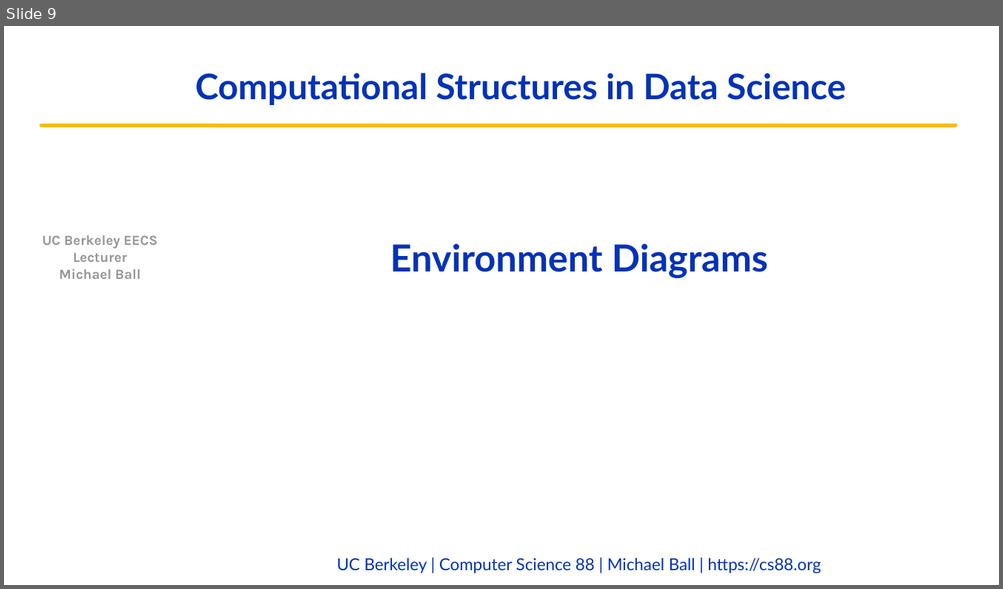
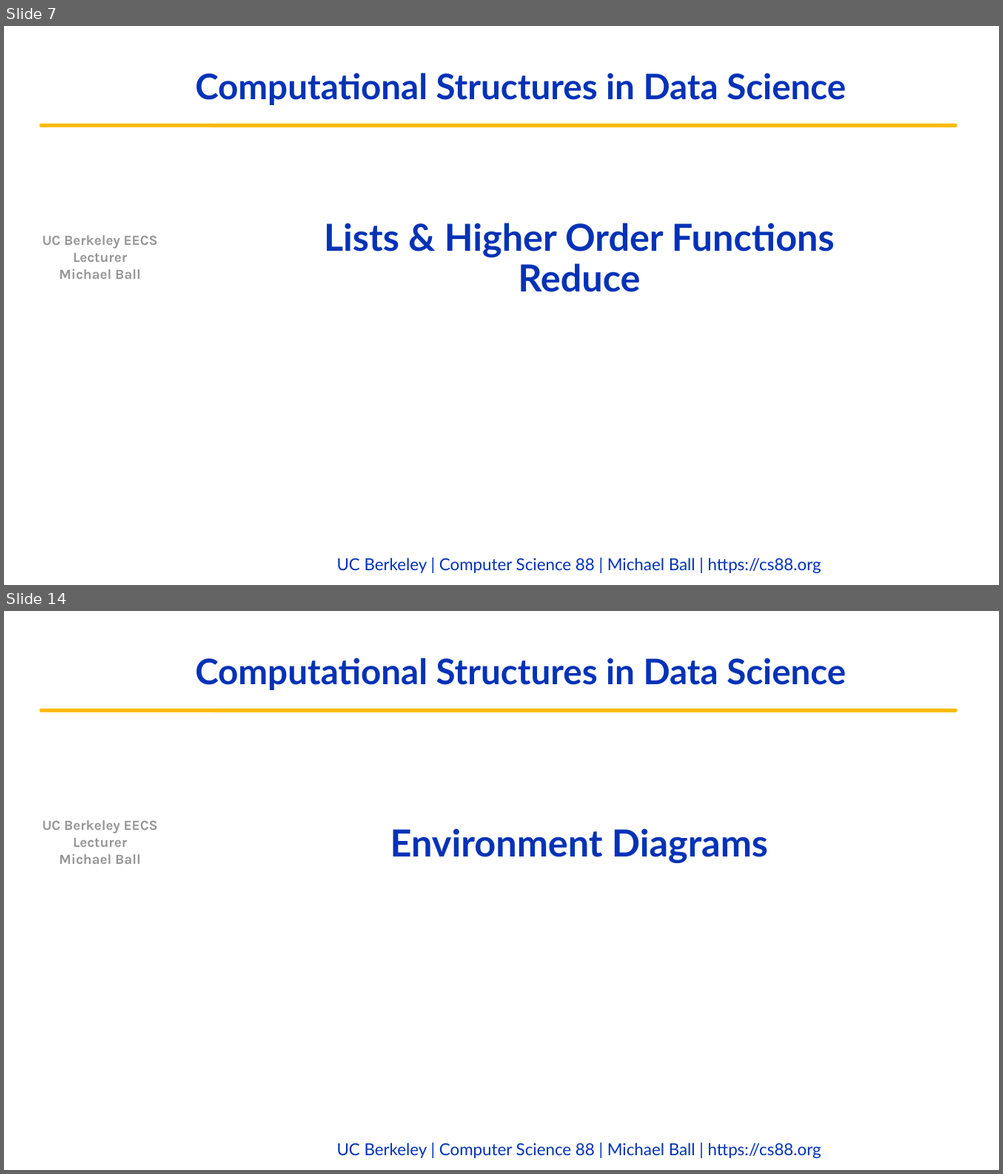
Before and after one commit to cs88-website/fa22, a slide deck: assets/slides/fa22/07-HOFs_Environments.pptx. Shown one above the other, each under a label of ours: slide 9 before the commit, slides 7 and 14 after it; the slides between them are not shown. The pictures are 1003x589 and 1003x1174 pixels, drawn with LibreOffice and Linux fonts; fonts in the diff are those of the drawing; background and template pictures are left out. Boxes give left, top, right and bottom in pixels: in the first picture for what was removed or moved away, otherwise in the second. Text is boxed around its words. In the diff, an @@ line names an element or a change of style, - is before the commit and + after.

```diff
--- a/assets/slides/fa22/07-HOFs_Environments.pptx
+++ b/assets/slides/fa22/07-HOFs_Environments.pptx
@@ slide 7 added at bbox=[4, 26, 999, 585], background #FFFFFF; not listed: 4 template elements that a slide beside it also shows @@
@@ title added at bbox=[324, 223, 834, 292], 36 pt, text #0332B7, bold @@
+Lists & Higher Order Functions
+Reduce
@@ what was slide 9 is now slide 14 @@
```
Also in this commit, not shown: 4 slides changed, 9 other slides added, 5 slides removed, 5 other files.
